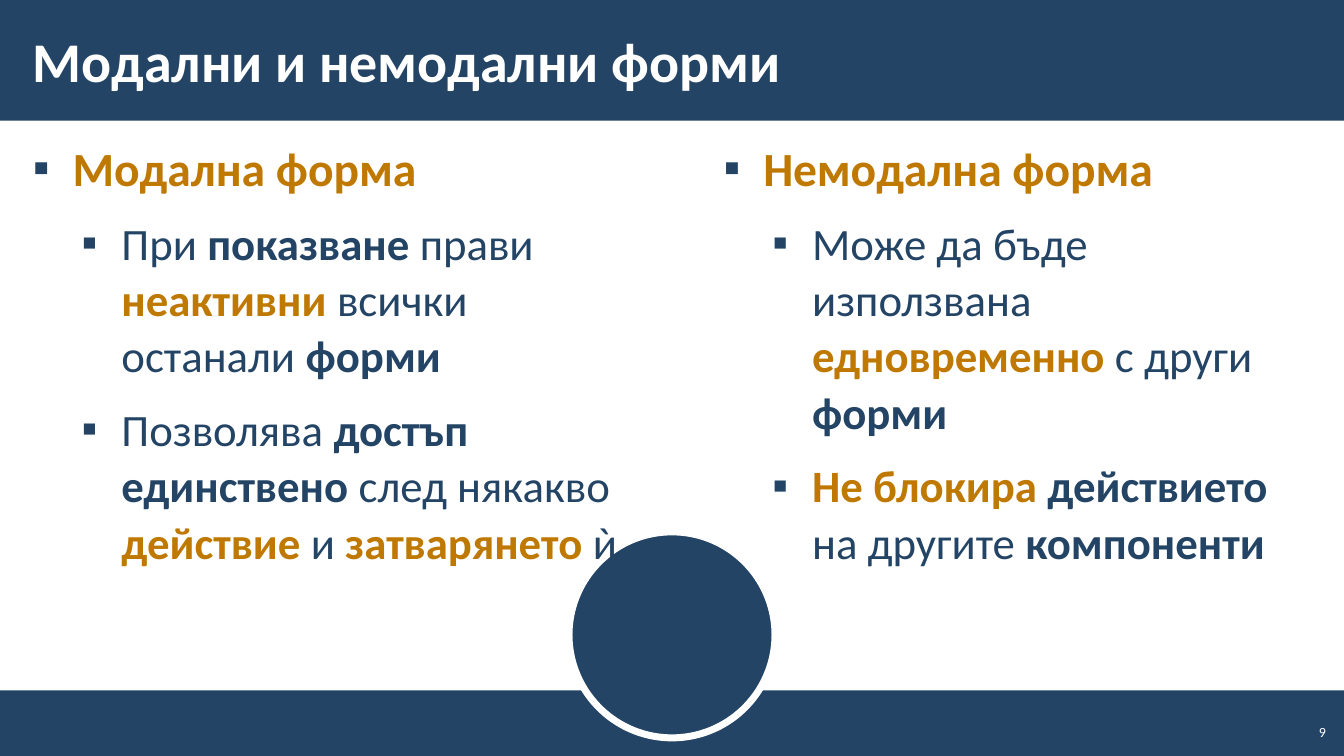
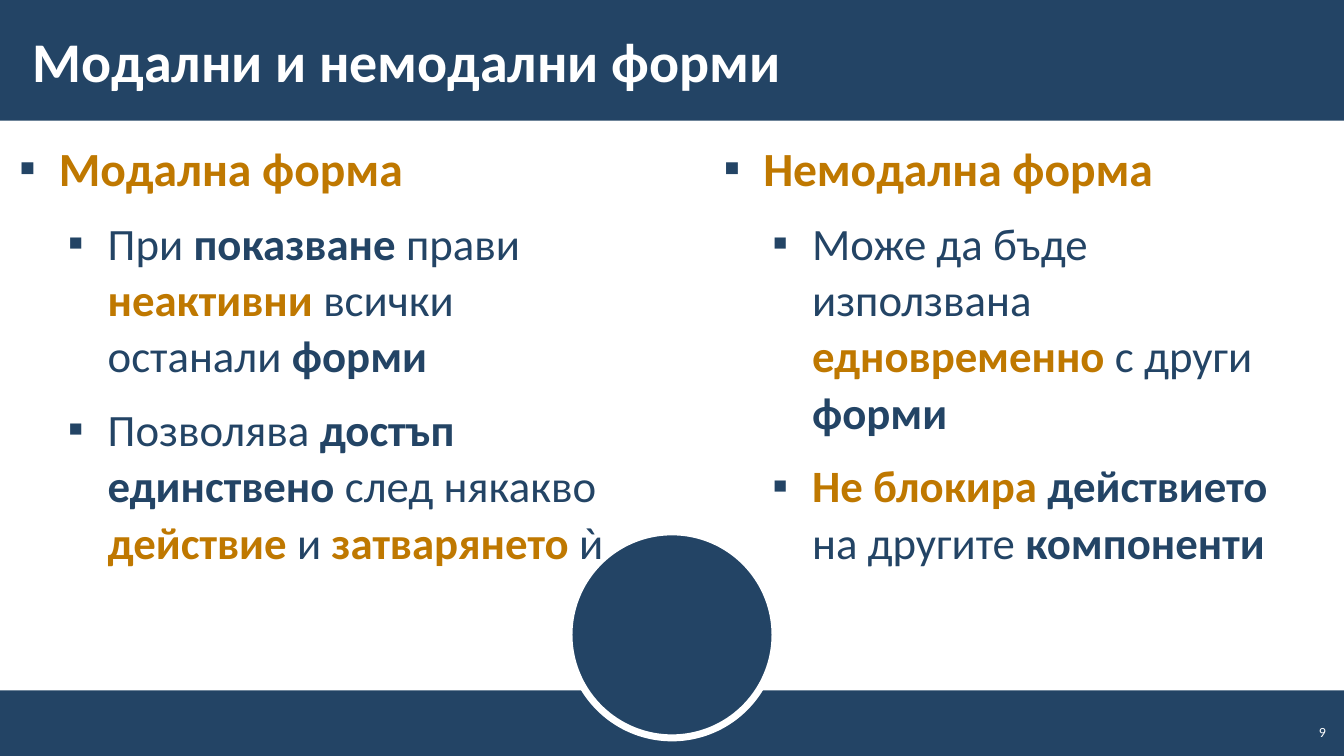
Before and after one commit to BG-IT-Edu/School-Programming, a slide deck: slide 9 of Courses/Software-Sciences/Module-4-Information-Systems-New/06-CRUD-with-EF-and-Windows-Forms/06-CRUD-with-EF-Core-and-Windows-Forms.pptx. Drawn at 1344x756 pixels with LibreOffice and Linux fonts; fonts in the diff are those of the drawing; background and template pictures are left out. Boxes give left, top, right and bottom in pixels: in the first picture for what was removed or moved away, otherwise in the second. Text is boxed around its words. In the diff, an @@ line names an element or a change of style, - is before the commit and + after.

```diff
--- a/Courses/Software-Sciences/Module-4-Information-Systems-New/06-CRUD-with-EF-and-Windows-Forms/06-CRUD-with-EF-Core-and-Windows-Forms.pptx
+++ b/Courses/Software-Sciences/Module-4-Information-Systems-New/06-CRUD-with-EF-and-Windows-Forms/06-CRUD-with-EF-Core-and-Windows-Forms.pptx
@@ text "Модална форма": place and size @@
-text "Модална форма" at box(73, 153, 617, 570)
+text "Модална форма" at box(59, 153, 603, 570)
```
Also in this commit, not shown: 5 other slides changed.
